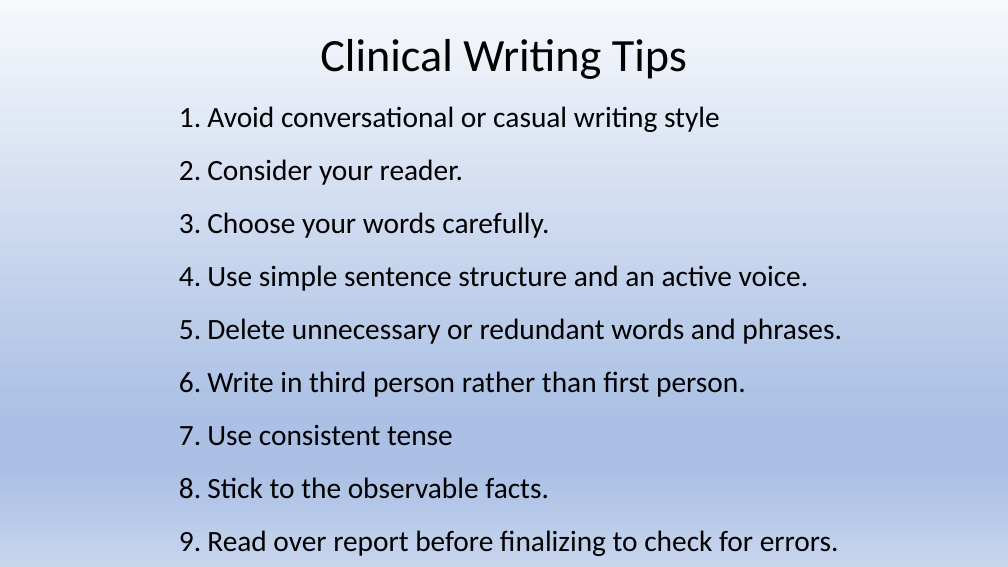
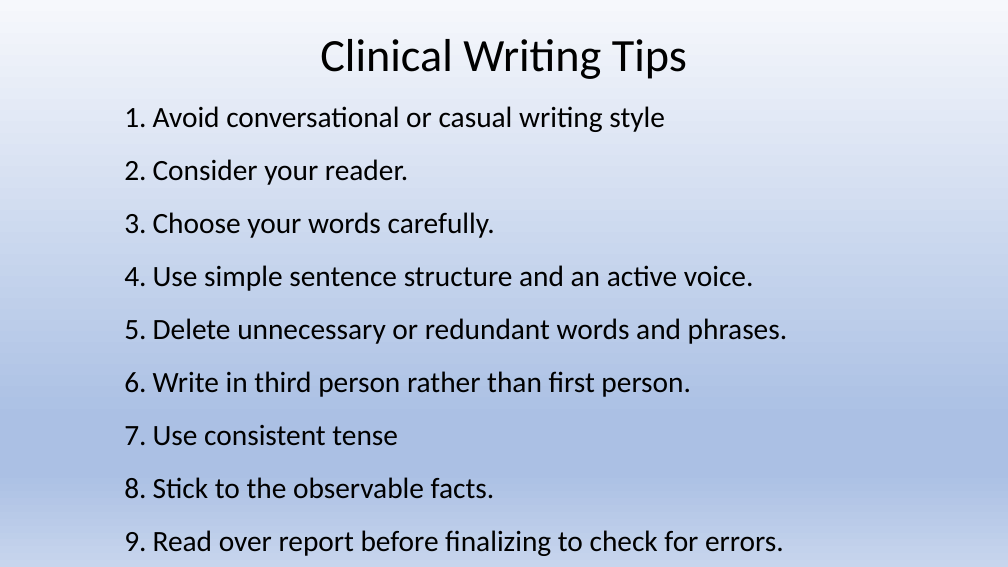
Before and after one commit to Jim-Wright90/cds431_sp22, a slide deck: slide 4 of slides/cds431_week8_2.pptx. Drawn at 1008x567 pixels with LibreOffice and Linux fonts; fonts in the diff are those of the drawing. Boxes give left, top, right and bottom in pixels: in the first picture for what was removed or moved away, otherwise in the second. Text is boxed around its words. In the diff, an @@ line names an element or a change of style, - is before the commit and + after.

```diff
--- a/slides/cds431_week8_2.pptx
+++ b/slides/cds431_week8_2.pptx
@@ text "Avoid conversational or casual writing ...": place and size @@
-text "Avoid conversational or casual writing ..." at box(207, 106, 842, 556)
+text "Avoid conversational or casual writing ..." at box(153, 106, 788, 556)
```
Also in this commit, not shown: 1 other slide changed, 5 other files.
